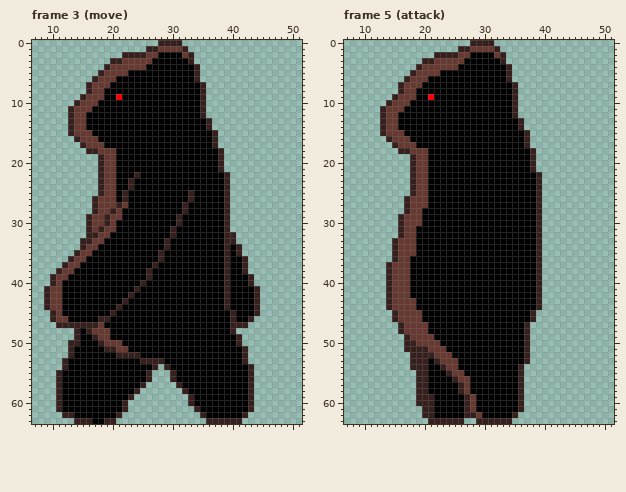
Two states of a pixel-art file, Aseprite/Bear.aseprite. The first picture shows the starting point.
64x64 pixels, 6 frames. Colours within 5 levels of each other are drawn and written as one. Shown: frame 3 (move): x 7..51, y 0..63; frame 5 (attack): x 7..51, y 0..63. The commit also changed other frames, which this record leaves out.
Now the later version:
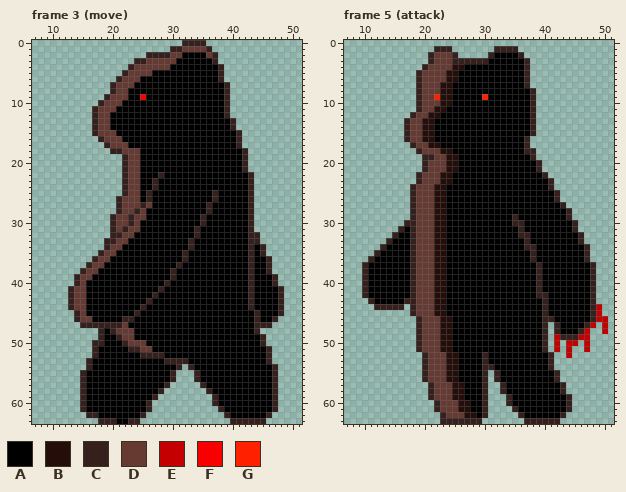
Palette (. is transparent): A #000000  B #250e0a  C #35201d  D #663931  E #c50000  F #f80000  G #ff2000
Edits made:
Changed rows in their new state; - is an unchanged pixel.
Frame 3 (move), layers "arms", "레이어 1":
first column x 9:
 0 -------------------....CCCC-------------
 1 -----------------....CCDDDDC------------
 2 -------------....CCCCDDAAAADC-----------
 3 -----------....CC-DDDD--AAAAC-----------
 4 ----------....C--DDDD----AAAAC----------
 5 ---------....CDDDD-------AAAAC----------
 6 --------....CDDD---------AAAAC----------
 7 -------....CDDD-----------AAAAC---------
 8 -------....CDD------------AAAAC---------
 9 ------....CDDD--F---------AAAAC---------
10 -----....CDDD-------------AAAAC---------
11 ----....CDDD--------------AAAAC---------
12 ----....CDD---------------AAAAC---------
13 ----....CDD----------------AAAAC--------
14 ----....CDD----------------AAAAC--------
15 ----....CDDD----------------AAAAC-------
16 -----....CDDD---------------AAAAC-------
17 ------....CDDD--------------AAAAC-------
18 -------....CCDDD-------------AAAAC------
19 ---------....CDD-------------AAAAC------
20 ---------....CDD-------------AAAAC------
21 ---------....CDD-------------AAAAC------
22 ---------....CDD---C----------AAAAC-----
23 ---------....CDD--C-----------AAAAC-----
24 ---------....CDD--C-----------AAAAC-----
25 ---------....-DD-C------A---C-AAAAC-----
26 --------....CDDD-C------A---C-AAAAC-----
27 --------....--DDCD-----A---C--AAAAC-----
28 --------....CDDCD------A---C--AAAAC-----
29 -------....C-DCDD-----A---C---AAAAC-----
30 -------....CDDCD------A---C---AAAAC-----
31 -------....CDCDD-----A---C----AAAAC-----
32 -------....CCDD------A---C----AAAACC----
33 ------....CCDD------A---C-----AAAACC----
34 ------....CDD-------A---C-----A-AACAC---
35 -----....CDD-------A---C------A-AACAC---
36 ----....CDD--------A---C------A--ACAAC--
37 ---....CDD--------A---C-------A--ACAAC--
38 --....CDD--------A---C--------A--ACAAC--
39 -....CDD---------A---C--------A----AAAC-
40 -....CD---------A---C---------A----AAAC-
41 ....CDD--------A---C----------A---CAAAAC
42 ....CDD-------A---C-----------A---CAAAAC
43 ....CDD------A---C------------A---CAAAAC
44 ....CDD-----A---C-------------A---CAAAAC
45 -....CD----A---C---------------A----AAAC
46 -....CDD-AA--CC----------------A--ACAAC-
47 --....---CCCCD-----------------AAAACCC--
48 -----....CACDDD----------------AAAAC----
49 -----....CA-CDD-----------------AAAAC---
50 ----....C-AAACDDD---------------AAAAC---
51 ----....C-AAAACCDD---------------AAAAC--
52 ----....C---AAAACCCC-------------AAAAC--
53 ---....C--------AAAACCCC---------AAAAC--
54 ---....C----------AAA-C.C---------AAAAC-
55 --....C----------AAAA-...C--------AAAAC-
56 --....C----------AAAA-...C--------AAAAC-
57 --....C---------AAAAC-....C-------AAAAC-
58 --....C--------AAAAC---....C------AAAAC-
59 --....C-------AAAAC-----....C-----AAAAC-
60 --....C------AAAAC------....C-----AAAAC-
61 --....C------AAAAC-------....C----AAAAC-
62 ---....CC---AAAAC---------....C--AAAAC--
63 -----....C--AACC-----------....--CCCC---
Frame 5 (attack), layer "레이어 1":
first column x 10:
 0 ------------------....-------------------
 1 ------------CCC-......-CCC---------------
 2 -----------CDDD-.....CAAAAC--------------
 3 ----------.----CCCCCC--AAAAC-------------
 4 ---------.C----BB-------AAAC-------------
 5 --------.C---DBB--------AAAC-------------
 6 -------..C-DDDBB--------AAAC-------------
 7 ------...CDDDBB----------AAC-------------
 8 ------...CDDDBB----------AAAC------------
 9 -----....CDDGBB-----G----AAAC------------
10 ----.....CDDDBB----------AAAC------------
11 ---......CDDBB-----------AAAC------------
12 ---.....CDDBB------------AAAC------------
13 ---....CDDBB--------------AAC------------
14 ---....CDDBB--------------AAC------------
15 ---....CDDBB---------------AC------------
16 ----...CDDBB-----------------------------
17 -----...CDDBB----------------------------
18 ------...C-DDBB------------C-------------
19 --------..CCDDBB-------------------------
20 --------..CDDDBB------------AC-----------
21 --------..CDDDBB------------AC-----------
22 --------.C-DDBB--------------AC----------
23 --------.C-DDBB--------------AAC---------
24 -----------DBB---------------AAC---------
25 -----------DBB---------------AAAC--------
26 -------.C--DBB---------------AAAC--------
27 -------.C--DBB---------------AAAAC-------
28 -------.C-DDBB---------------AAAAAC------
29 ------..C-DDBB-----------C---AAAAAC------
30 ------.CC-DDBB-----------CC--AAAAAAC-----
31 -------ACDDDBB------------C--AAAAAAC-----
32 -----CAACDDDBB------------CC-AAAAAAAC----
33 ----CAAACDDDBB-------------C-AAAAAAAC----
34 ---CAAAACDDDBB-------------CCAAAAAAAAC---
35 --CAAAAACDDDBB--------------CAAAAAAAAC---
36 -CAAAAAACDDDBB--------------CAAAAAAAAC---
37 CAAAAAAACDDDBB----------------AAAAAAAAC--
38 CAAAAAAACDDDBB----------------AAAAAAAAC--
39 CAAAAAAACDDDBB----------------AAAAAAAAC--
40 CAAAAAAACDDDBB----------------AAAAAAAAC--
41 CAAAAAAACDDDBB----------------AAAAAAAAC--
42 CAAAAAAACDDDBB----------------CAAAAAAAC--
43 -CAAAAACCDDDBB---------------ACAAAAAAAC--
44 --CC-CC.CDDDBB---------------ACAAAAAAACE-
45 -----...C-DDBB--------------AACAAAAAAACE-
46 -----....CDDDBB-------------AACCAAAAAACEE
47 ------...C-DDBB------------AAAC-CAAAACE-E
48 ------...C-DDBB------------AAAC-CAAACE--E
49 -------..C--DBB------------AAAC-ECCCEE---
50 -------..C---BB------------AAAC-E-EE-E---
51 -------..-D--BB------------AAAC-E-E--E---
52 --------..-D--BB----C------AAAAC--E------
53 --------..-DD-BB----C------AAAAC---------
54 --------..-DDDBB----CC----AAAAAC---------
55 ---------.-DDDBBA---C.C---AAAAAAC--------
56 ---------.-DDDBBAA--C.C---AAAAAAC--------
57 ---------..CDDDBBA--C..C--AAAAAAAC-------
58 ---------..CDDDBBA--C..C--AAAAAAAC-------
59 ---------..-DDDBBAA-C...C-AAAAAAAAC------
60 ---------...CDDDBBA-C...C-AAAAAAAAC------
61 ----------..CDDDBBA-C....CAAAAAAAAC------
62 ----------...CDDDBBAC.....CAAAAAAC-------
63 -----------..----CC-.....--CCCCCC--------
Pixel boxes of the changes (left, top, right, bottom) in both pictures:
changed: (44, 40, 284, 424)
changed: (362, 40, 608, 424)
